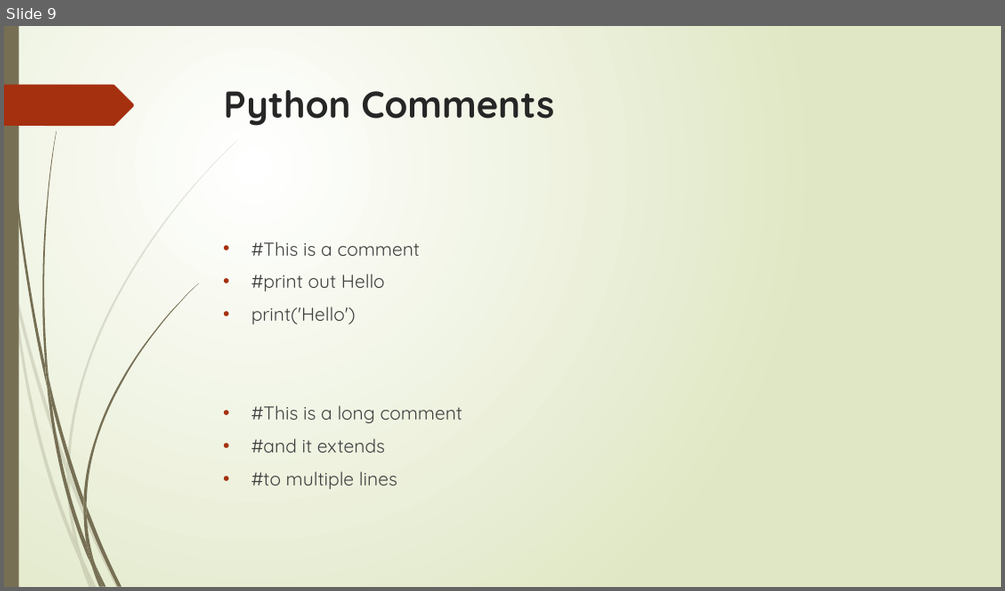
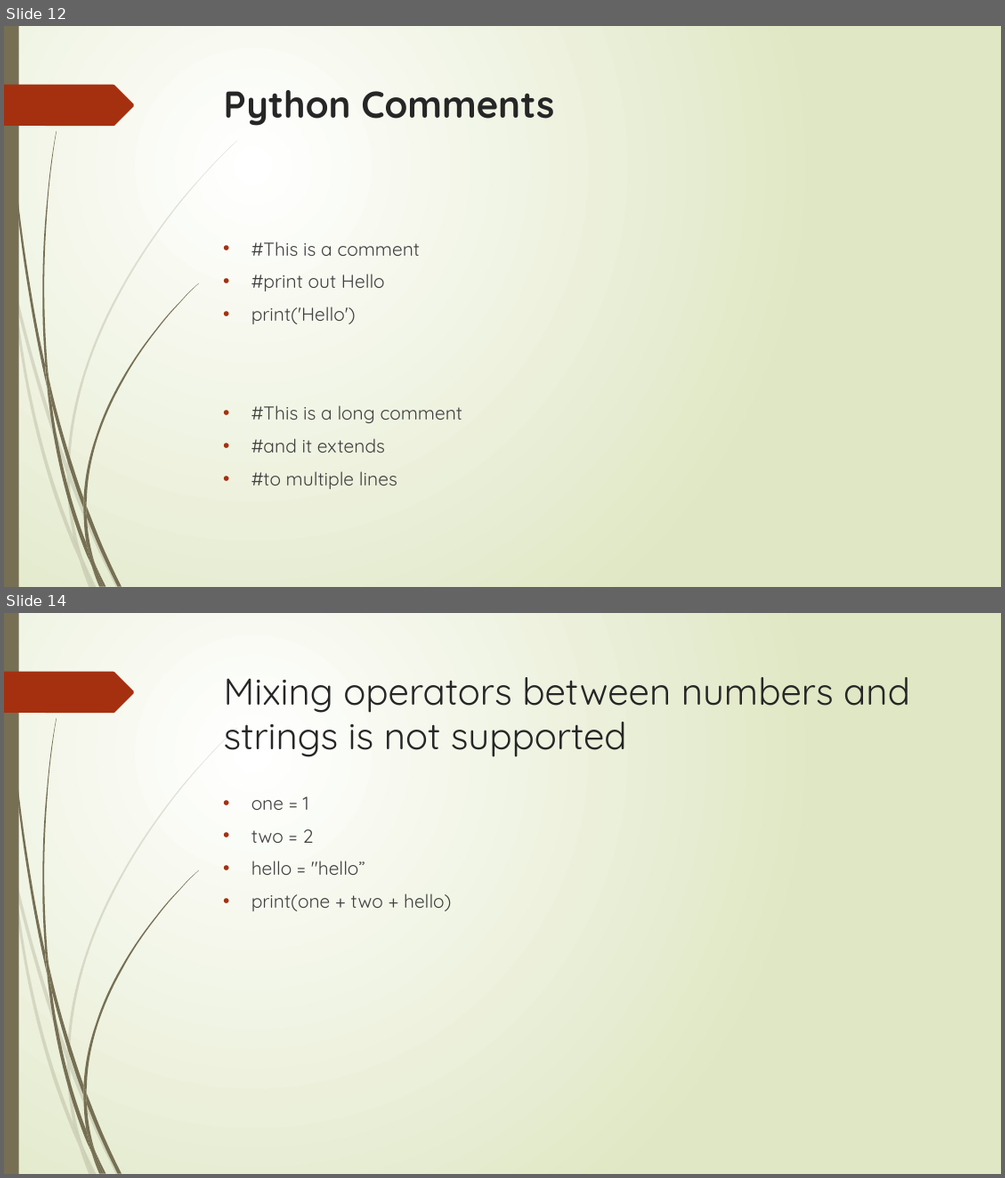
Before and after one commit to flyworker/python-automation-testing, a slide deck: document/course1.pptx. Shown one above the other, each under a label of ours: slide 9 before the commit, slides 12 and 14 after it; the slides between them are not shown. The pictures are 1005x591 and 1005x1178 pixels, drawn with LibreOffice and Linux fonts; fonts in the diff are those of the drawing. Boxes give left, top, right and bottom in pixels: in the first picture for what was removed or moved away, otherwise in the second. Text is boxed around its words. In the diff, an @@ line names an element or a change of style, - is before the commit and + after.

Commit message:
updatec course 1 slide with operators

```diff
--- a/document/course1.pptx
+++ b/document/course1.pptx
@@ slide 14 added at box(4, 613, 1001, 1174), background gradient #FFFFFF to #DFE8C4; not listed: 24 template elements that a slide beside it also shows @@
@@ title added at box(224, 677, 910, 757), 36 pt, text #262626 @@
+Mixing operators between numbers and strings is not supported
@@ text added at box(251, 796, 451, 911), 18 pt, text #404040 @@
+• one = 1
+• two = 2
+• hello = "hello”
+• print(one + two + hello)
@@ what was slide 9 is now slide 12 @@
```
Also in this commit, not shown: 1 slide changed, 18 other slides added, 5 other files.
